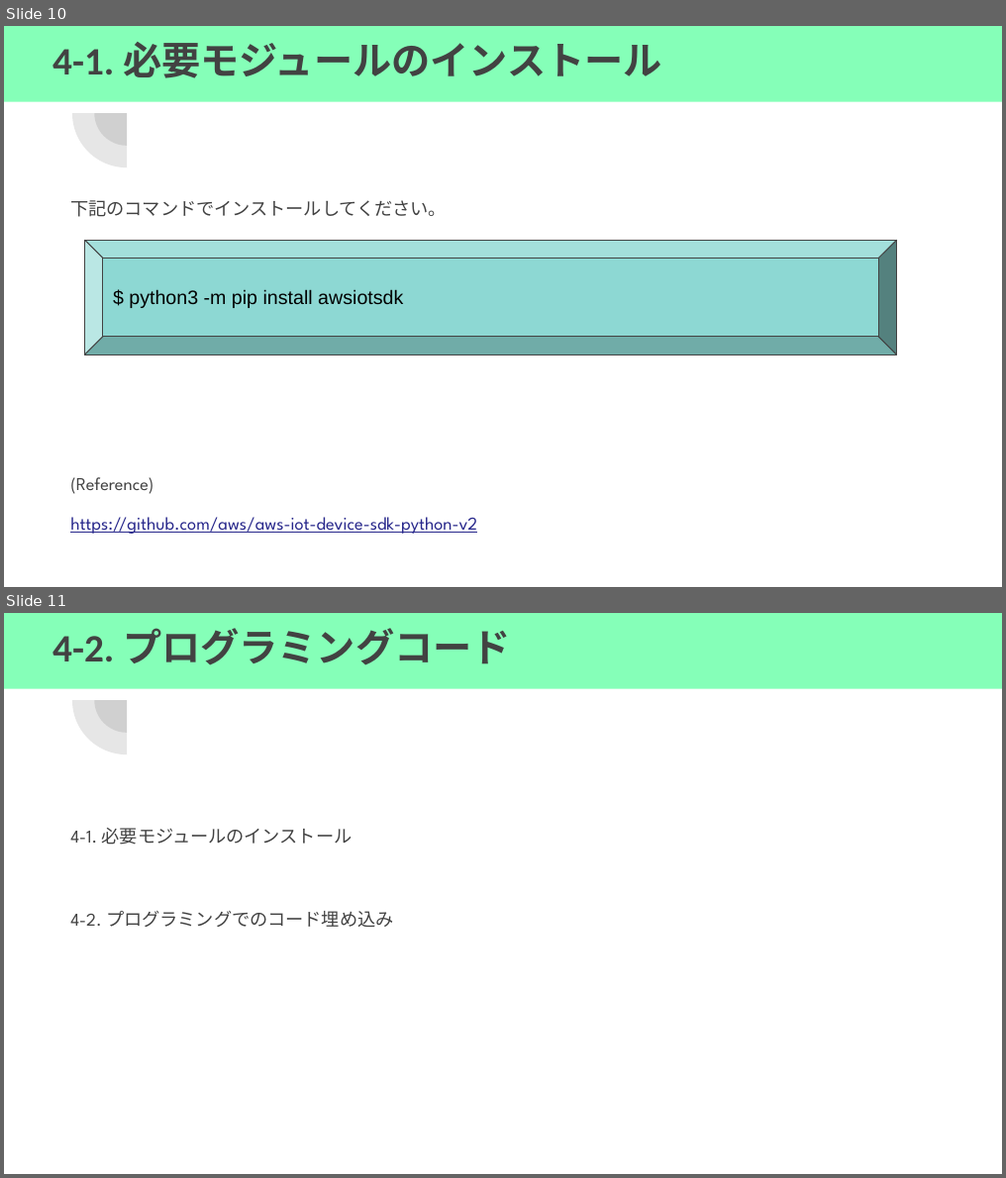
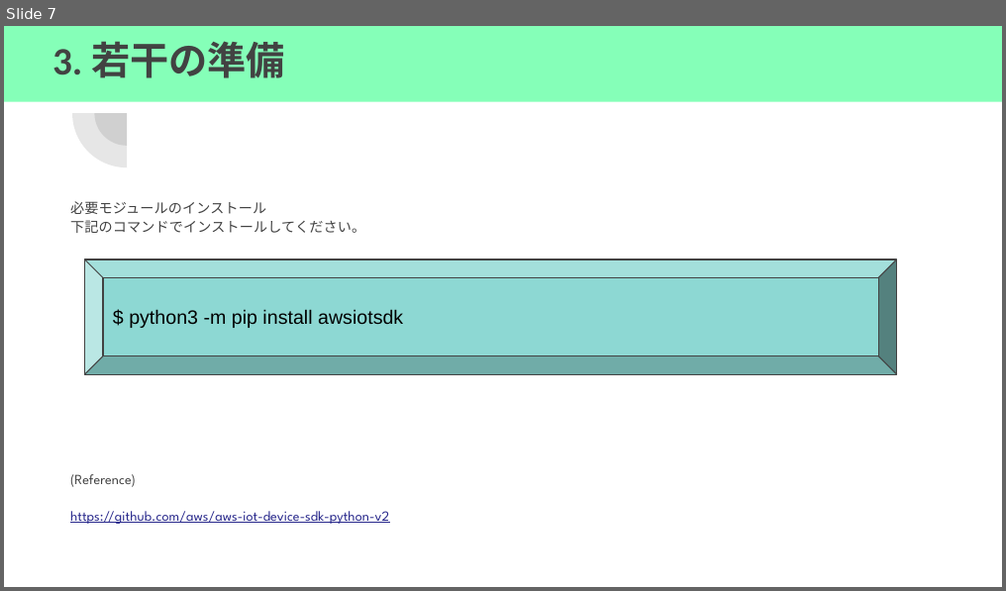
Before and after one commit to f-mio/ICTClub_uexc, a slide deck: 20211019_AWS_iotcore/20211019_ICT同好会_AWS_IoTCore.pptx. Shown one above the other, each under a label of ours: slides 10 and 11 before the commit, slide 7 after it. The pictures are 1006x1178 and 1006x591 pixels, drawn with LibreOffice and Linux fonts; fonts in the diff are those of the drawing. Boxes give left, top, right and bottom in pixels: in the first picture for what was removed or moved away, otherwise in the second. Text is boxed around its words. In the diff, an @@ line names an element or a change of style, - is before the commit and + after.

```diff
--- a/20211019_AWS_iotcore/20211019_ICT同好会_AWS_IoTCore.pptx
+++ b/20211019_AWS_iotcore/20211019_ICT同好会_AWS_IoTCore.pptx
@@ slide 11 removed at [4,613,1002,1174], background #FFFFFF; not listed: 2 template elements that a slide beside it also shows @@
@@ title removed at [4,613,1002,689] @@
-4-2. プログラミングコード
@@ text removed at [70,828,394,927] @@
-4-1. 必要モジュールのインストール
-4-2. プログラミングでのコード埋め込み
@@ what was slide 10 is now slide 7 @@
@@ slide 7 changed as well @@
@@ rectangle "3. 若干の準備" at [4,26,1002,102]: title to rectangle @@
@@ text in rectangle at [53,41,285,78]: text changed @@
-4-1. 必要モジュールのインストール
+3. 若干の準備
@@ text at [70,201,266,214]: paragraph added @@
+必要モジュールのインストール
@@ text at [70,220,389,524]: size 13 to 10.1 pt in "下記のコマンドでインストールしてください。", "(Reference)", "https://github.com/aws/aws-iot-device-sdk-python-v2"; line spacing 1.05 to 1.15 @@
@@ bevel "$ python3 -m pip install ...": place and size @@
-bevel "$ python3 -m pip install ..." at [85,240,897,355]
+bevel "$ python3 -m pip install ..." at [85,260,897,374]
```
Also in this commit, not shown: 7 other slides changed, 4 other slides removed, 2 other files.
